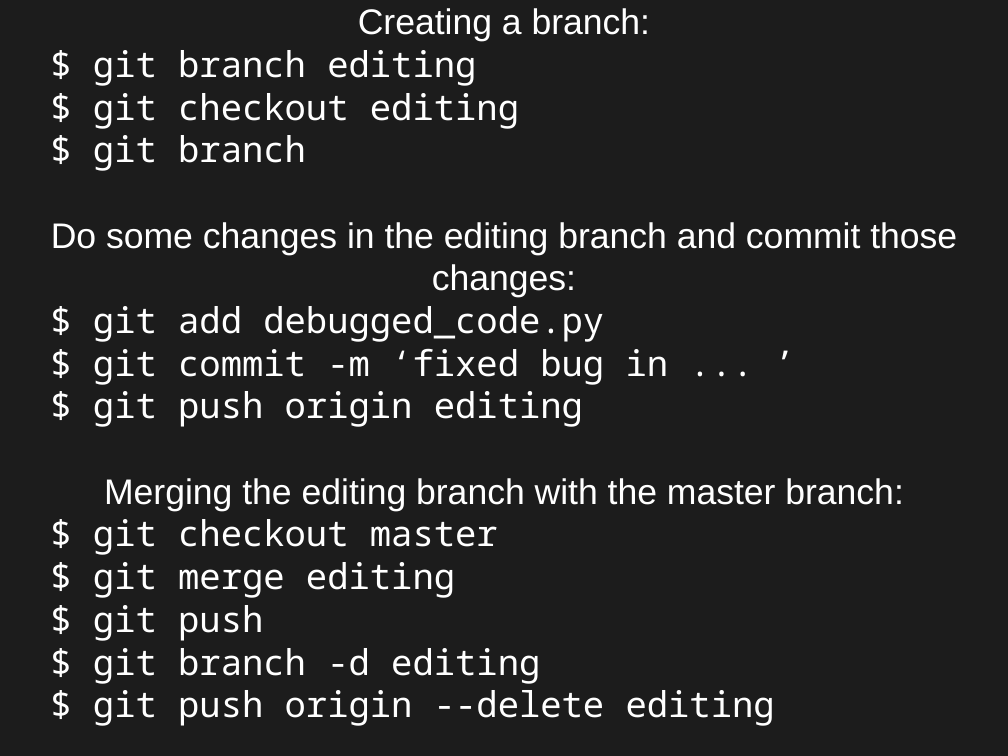
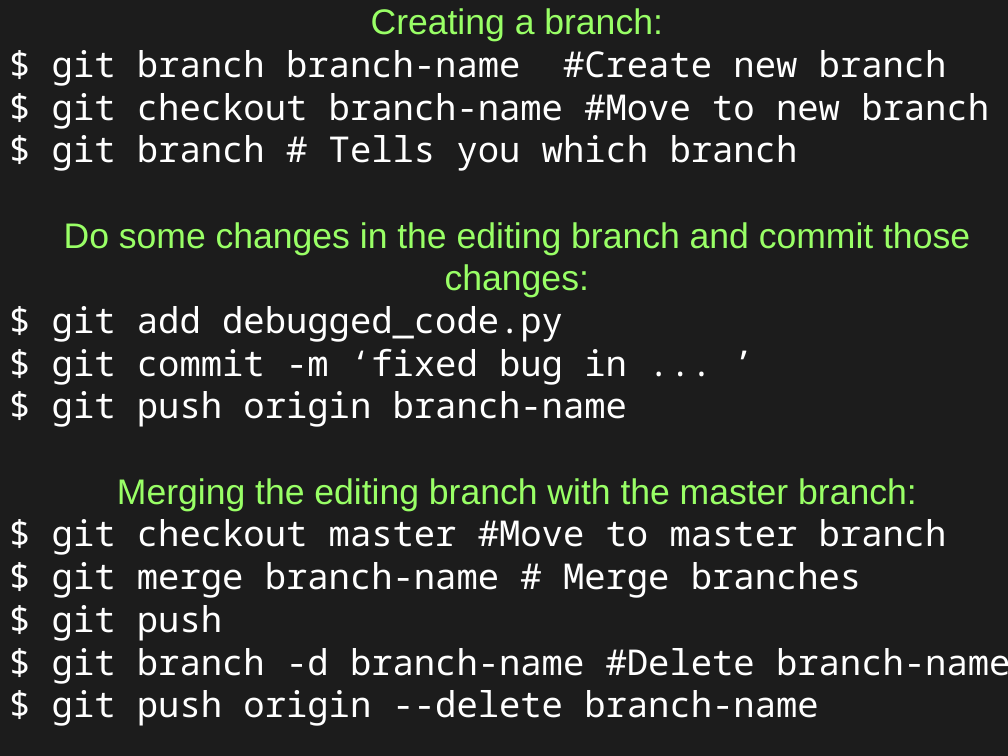
Before and after one commit to jngaravitoc/github_hands_on, a slide deck: slide 20 of git.odp (slide 19 before the commit). Drawn at 1008x756 pixels with LibreOffice and Linux fonts; fonts in the diff are those of the drawing. Boxes give left, top, right and bottom in pixels: in the first picture for what was removed or moved away, otherwise in the second. Text is boxed around its words. In the diff, an @@ line names an element or a change of style, - is before the commit and + after.

```diff
--- a/git.odp
+++ b/git.odp
@@ subtitle at bbox=[64, 8, 970, 511]: text colour #FFFFFF to #99FF66 in "Creating a branch:", "Do some changes in the editing branch ...", "Merging the editing branch with the master ..." @@
@@ subtitle at bbox=[52, 50, 989, 171]: text changed @@
-$ git branch editing
-$ git checkout editing
-$ git branch
+$ git branch branch-name #Create new branch
+$ git checkout branch-name #Move to new branch
+$ git branch # Tells you which branch
@@ subtitle at bbox=[52, 391, 627, 427]: text changed @@
-$ git push origin editing
+$ git push origin branch-name
@@ subtitle at bbox=[52, 519, 947, 598]: text changed @@
-$ git checkout master
-$ git merge editing
+$ git checkout master #Move to master branch
+$ git merge branch-name # Merge branches
@@ subtitle at bbox=[52, 648, 1008, 726]: text changed @@
-$ git branch -d editing
-$ git push origin --delete editing
+$ git branch -d branch-name #Delete branch-name
+$ git push origin --delete branch-name
```
Also in this commit, not shown: 1 other slide changed, 1 slide added, 1 other file.
